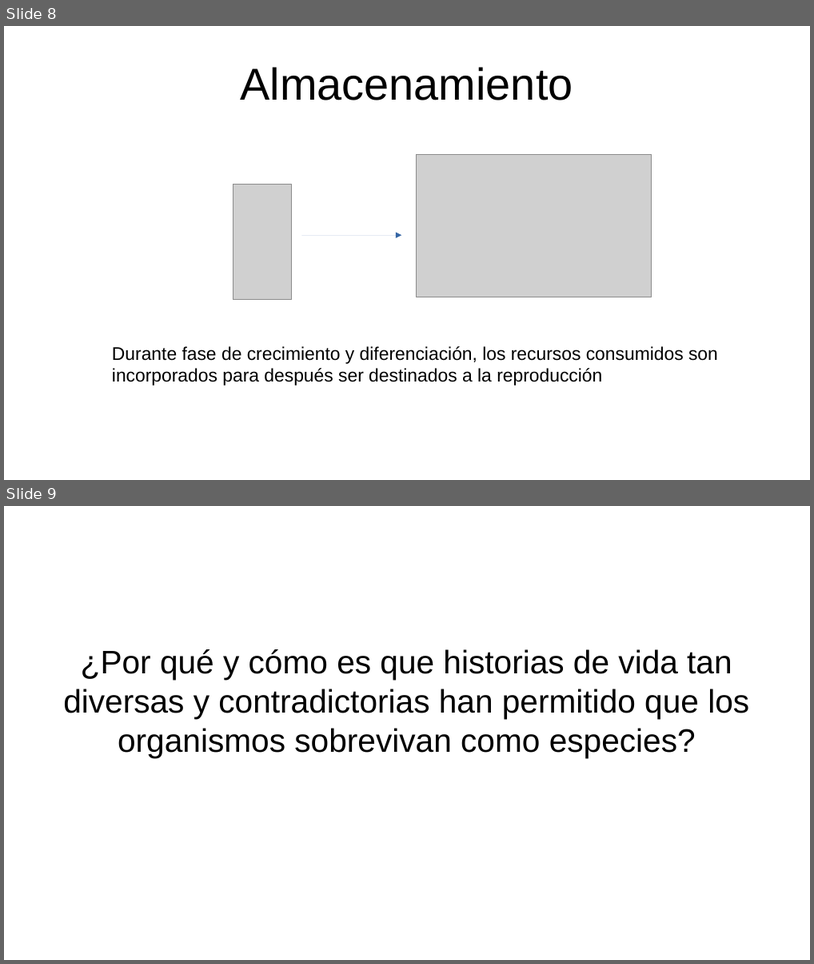
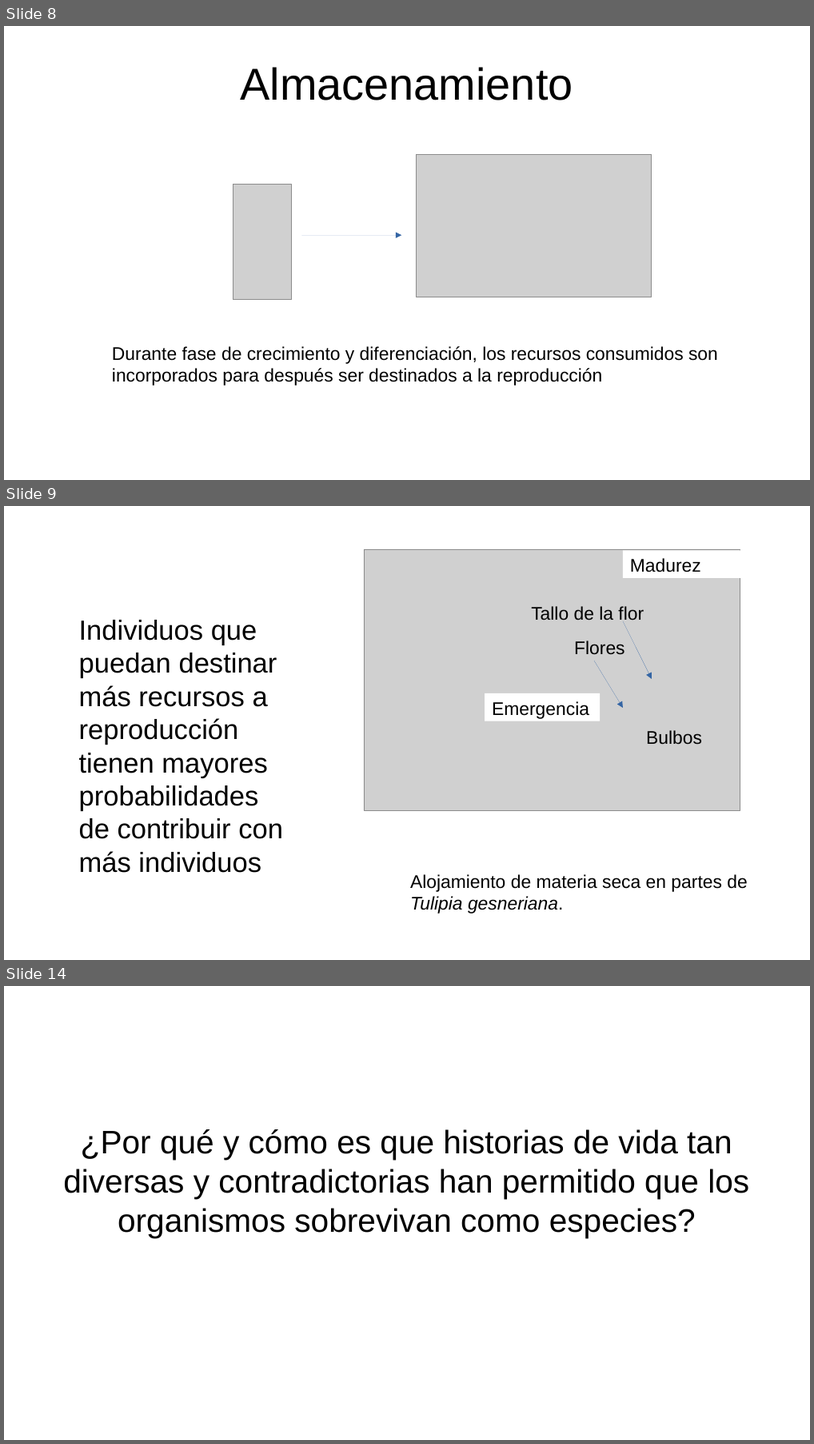
Before and after one commit to gerardommc/Ecologia-poblaciones, a slide deck: Unidad-3/Componentes-historia.odp. Shown one above the other, each under a label of ours: slides 8 and 9 before the commit, slides 8, 9 and 14 after it; the slides between them are not shown. The pictures are 814x964 and 814x1444 pixels, drawn with LibreOffice and Linux fonts; fonts in the diff are those of the drawing; grey boxes stand for pictures. Boxes give left, top, right and bottom in pixels: in the first picture for what was removed or moved away, otherwise in the second. Text is boxed around its words. In the diff, an @@ line names an element or a change of style, - is before the commit and + after.

```diff
--- a/Unidad-3/Componentes-historia.odp
+++ b/Unidad-3/Componentes-historia.odp
@@ slide 9 added at box(4, 506, 810, 960), background #FFFFFF @@
@@ picture added at box(364, 549, 741, 811) @@
@@ rectangle added at box(623, 551, 767, 579), fill #FFFFFF, 18 pt, text #000000 @@
+Madurez
@@ text added at box(79, 620, 283, 872), 27.2 pt, text #000000 @@
+Individuos que puedan destinar más recursos a reproducción tienen mayores probabilidades de contribuir con más individuos
@@ text added at box(531, 606, 644, 624), 18 pt, text #000000 @@
+Tallo de la flor
@@ arrow added from (623, 621) to (652, 679), #3465A4 0 pt @@
@@ text added at box(574, 640, 625, 655), 18 pt, text #000000 @@
+Flores
@@ arrow added from (594, 660) to (623, 708), #3465A4 0 pt @@
@@ rectangle added at box(485, 693, 600, 721), fill #FFFFFF, 18 pt, text #000000 @@
+Emergencia
@@ text added at box(646, 730, 702, 744), 18 pt, text #000000 @@
+Bulbos
@@ text added at box(410, 874, 747, 913), 18 pt, text #000000 @@
+Alojamiento de materia seca en partes de Tulipia gesneriana.
@@ what was slide 9 is now slide 14 @@
```
Also in this commit, not shown: 4 other slides added, 1 other file.
